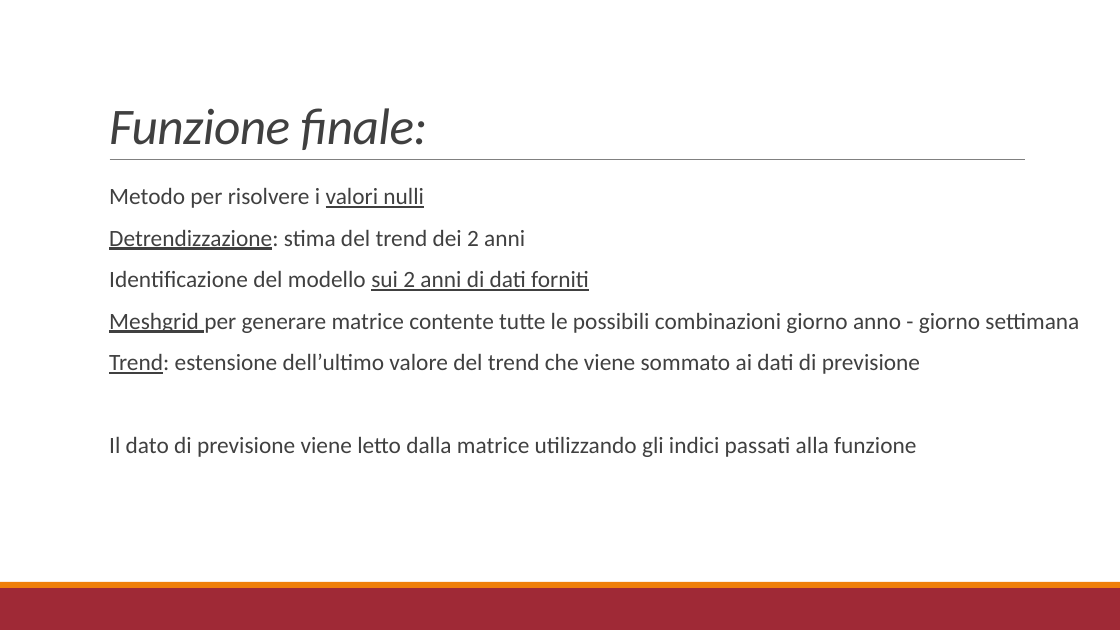
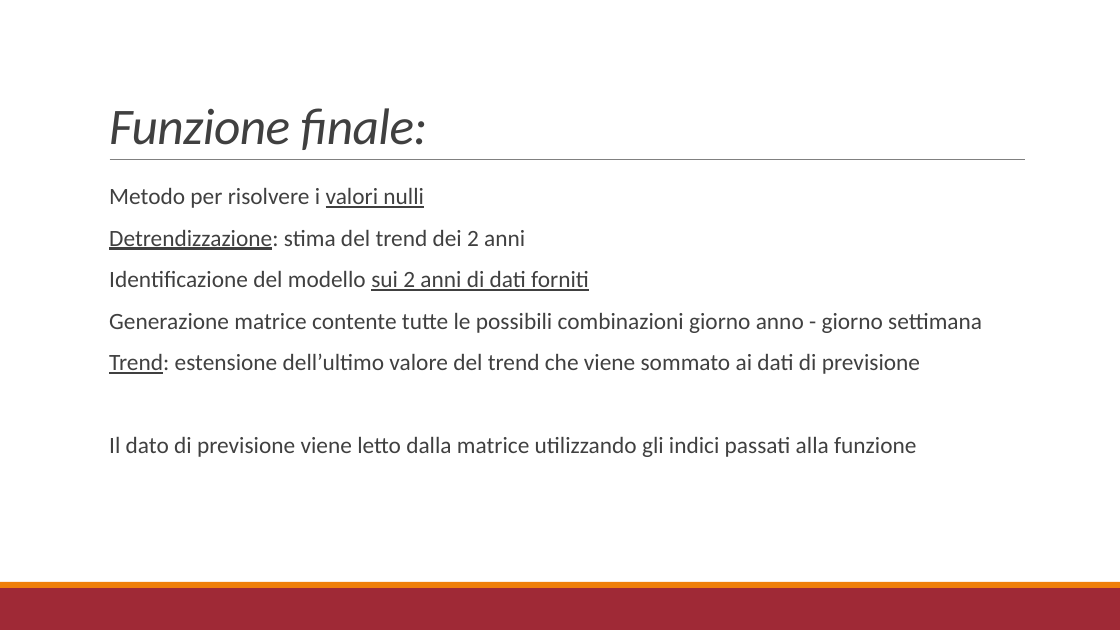
Before and after one commit to r1cky0/Italian-energy-consumption-prediction, a slide deck: slide 19 of presentazione_imad.pptx. Drawn at 1120x630 pixels with LibreOffice and Linux fonts; fonts in the diff are those of the drawing. Boxes give left, top, right and bottom in pixels: in the first picture for what was removed or moved away, otherwise in the second. Text is boxed around its words. In the diff, an @@ line names an element or a change of style, - is before the commit and + after.

Commit message:
Presentazione

```diff
--- a/presentazione_imad.pptx
+++ b/presentazione_imad.pptx
@@ text at (109, 313, 982, 333): text changed @@
-  Meshgrid per generare matrice contente tutte le possibili combinazioni giorno anno - giorno settimana
+  Generazione matrice contente tutte le possibili combinazioni giorno anno - giorno settimana
```
